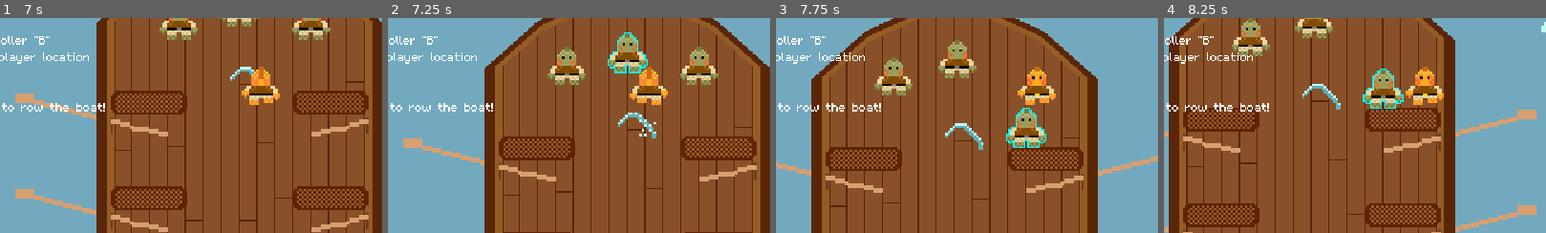
Above: before the commit, frames 1-4 (left to right).
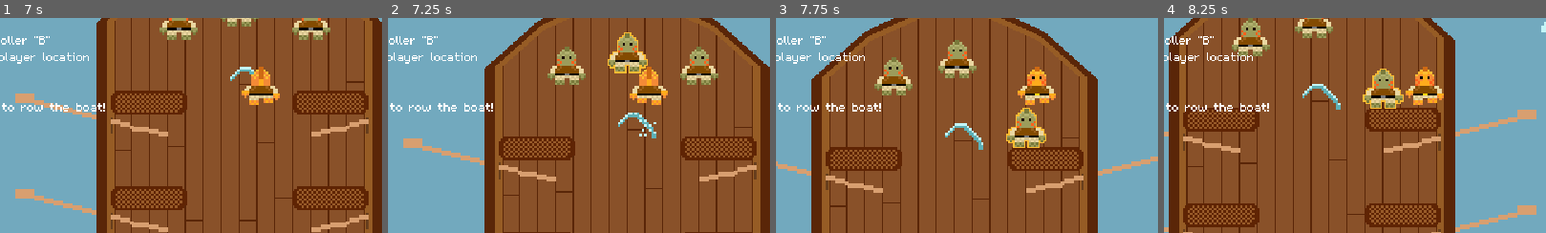
Above: after the commit, the same moments.

Repository: Splashy-Inc/splish-splashisson
Game: Godot game, scene res://Scenes/playground.tscn
Two runs of this game, one before a commit and one after it. Both use one fixed random seed, a clock stepped at 60 frames per second and the inputs below.
Inputs:
- Up to frame 1 (7 s): hold D (right) 0.53-1.28 s; hold I (interact) 0.53-1.28 s; hold S (down) 1.28-2.03 s; tap O (location) every 1.5 s from 1.35 to 5.85 s; hold D (right) 2.03-2.78 s; hold I (interact) 2.03-2.78 s; hold W (up) 2.78-3.53 s; hold I (interact) 3.53-4.28 s; hold A (left) 3.53-5.03 s; hold S (down) 5.03-5.78 s; hold I (interact) 5.03-5.78 s; hold D (right) 5.78-6.53 s; hold W (up) from 6.53 s (still down); hold I (interact) from 6.53 s (still down)
- Up to frame 2 (7.25 s): keep holding W (up); keep holding I (interact)
- Up to frame 3 (7.75 s): release W (up) at 7.28 s; release I (interact) at 7.28 s; hold D (right) from 7.28 s (still down); tap O (location) at 7.35 s
- Up to frame 4 (8.25 s): release D (right) at 8.03 s; hold S (down) from 8.03 s (still down); hold I (interact) from 8.03 s (still down)
The pictures show only the part of the screen within x 16-66%, y 34-84%; the shares and areas given below are measured in that part.

Frame 1 is identical in both runs. In frame 2, 0.3% of the frame differs, in the area x 57-68%, y 6-26%; in frame 3, 0.3%; in frame 4, 0.3%.

Commit message:
Change highlight color to orange

Diff:
--- a/Materials/highlight_material.tres
+++ b/Materials/highlight_material.tres
@@ -5,6 +5,6 @@
 [resource]
 resource_local_to_scene = true
 shader = ExtResource("1_brkgf")
-shader_parameter/line_color = Color(0, 1, 1, 1)
+shader_parameter/line_color = Color(1, 0.741176, 0.196078, 1)
 shader_parameter/line_thickness = 1.0
 shader_parameter/on = false
